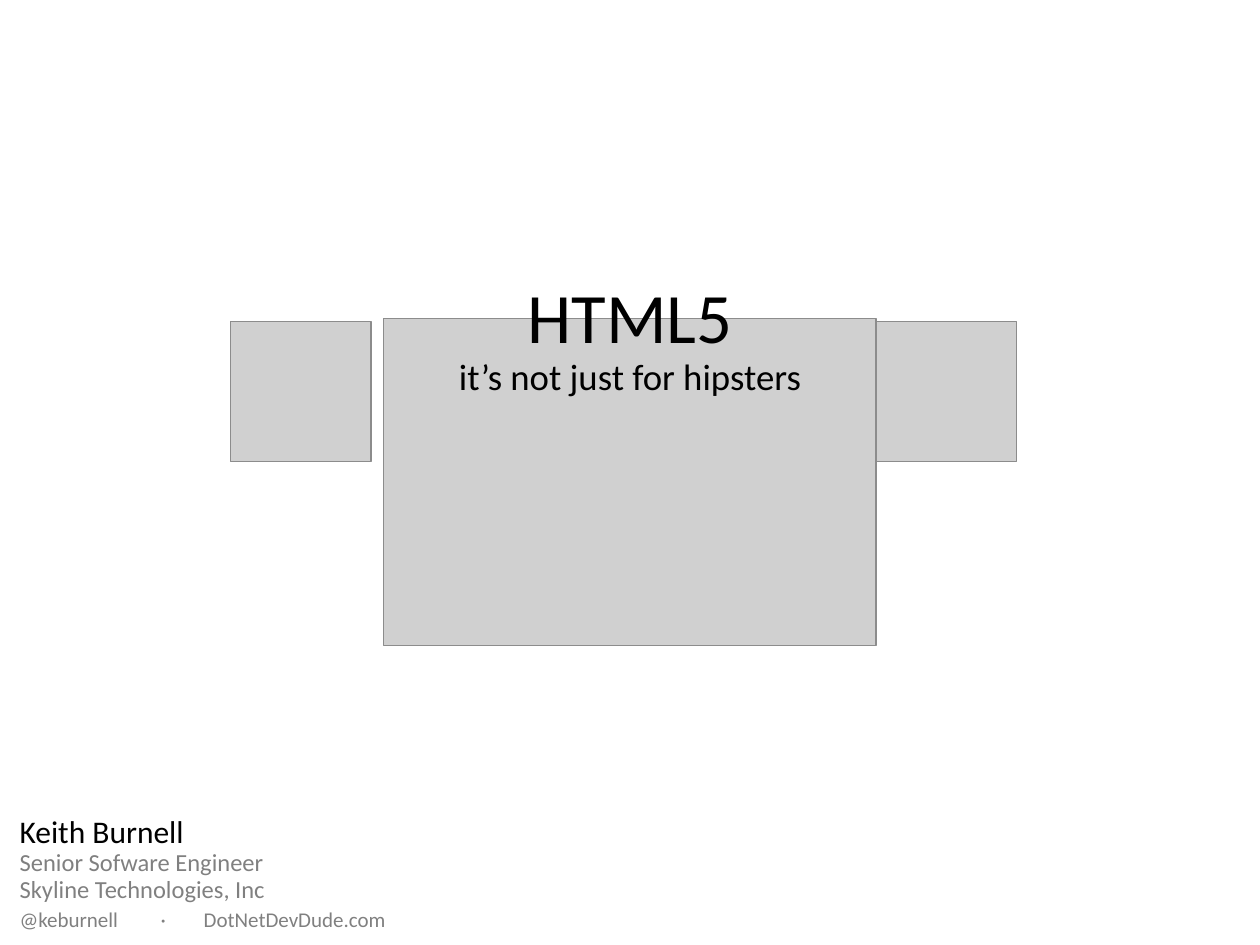
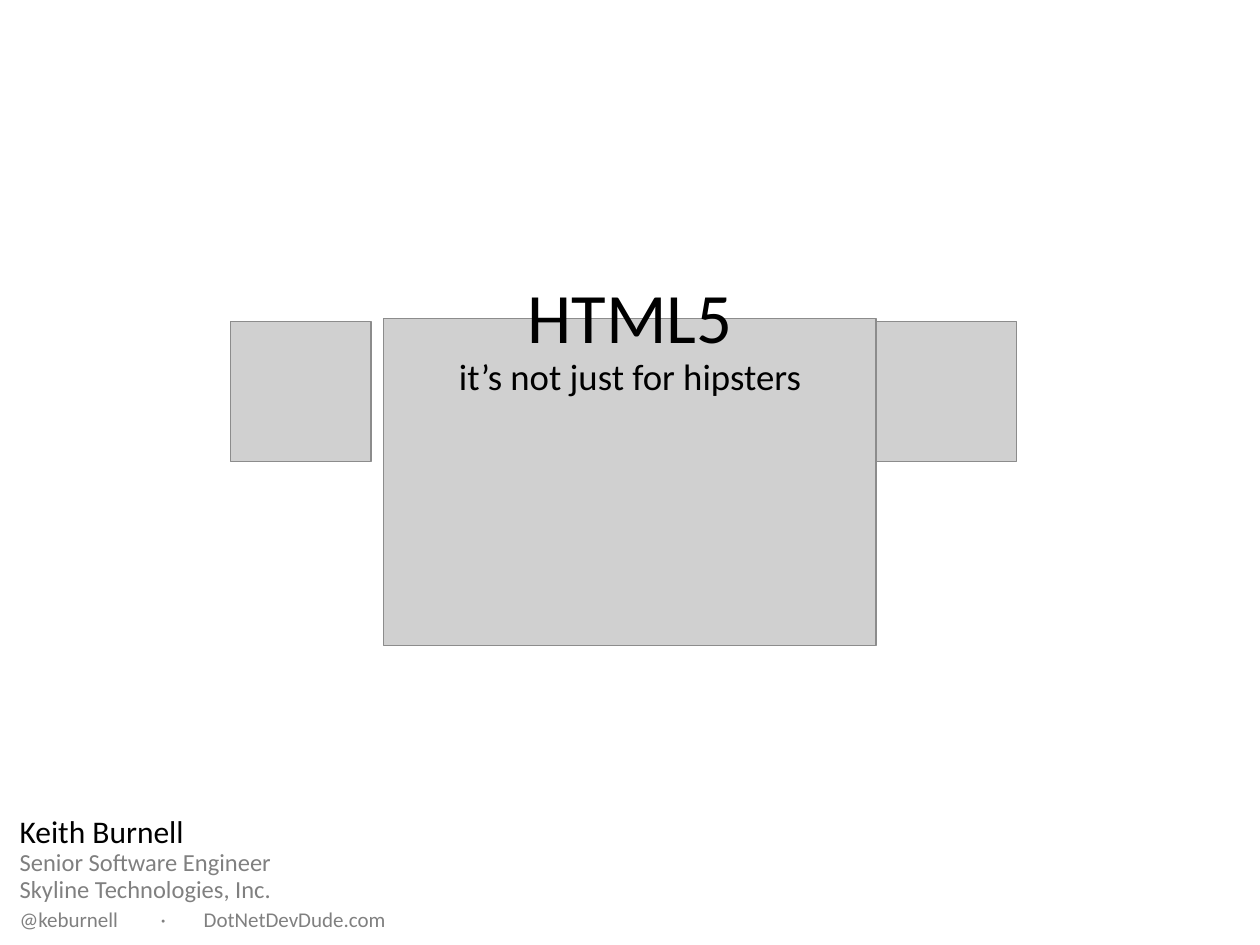
Before and after one commit to kburnell/HTML5-NotJustForHipsters, a slide deck: slide 1 of HTML5-ItsNotJustForHipsters.pptx. Drawn at 1260x945 pixels with LibreOffice and Linux fonts; fonts in the diff are those of the drawing; grey boxes stand for pictures; background and template pictures are left out. Boxes give left, top, right and bottom in pixels: in the first picture for what was removed or moved away, otherwise in the second. Text is boxed around its words. In the diff, an @@ line names an element or a change of style, - is before the commit and + after.

Commit message:
Fixed spelling error in slide master #DOH!

```diff
--- a/HTML5-ItsNotJustForHipsters.pptx
+++ b/HTML5-ItsNotJustForHipsters.pptx
@@ text at (20,821,271,902): text changed @@
-Keith Burnell
-Senior Sofware Engineer
-Skyline Technologies, Inc
+Keith Burnell
+Senior Software Engineer
+Skyline Technologies, Inc.
```
Also in this commit, not shown: 1 other file.
